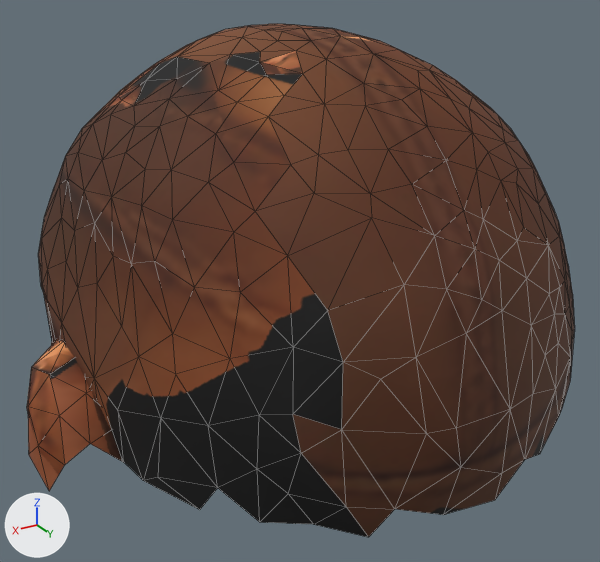
Before and after pictures for a commit that changed the glTF model assets/models/gear/leather_cap.glb.
Before and after are seen from a camera (50 mm lens) standing at (0.158, 0.28, 1.842) and looking at (0.001, 0.017, 1.71). The lights are fixed; the arrows at lower left show +X, +Y and +Z. The older version comes first. Mesh edges are drawn as thin lines. Vertices at exactly the same position are counted once.

In view in the first picture: 'leather_cap'.
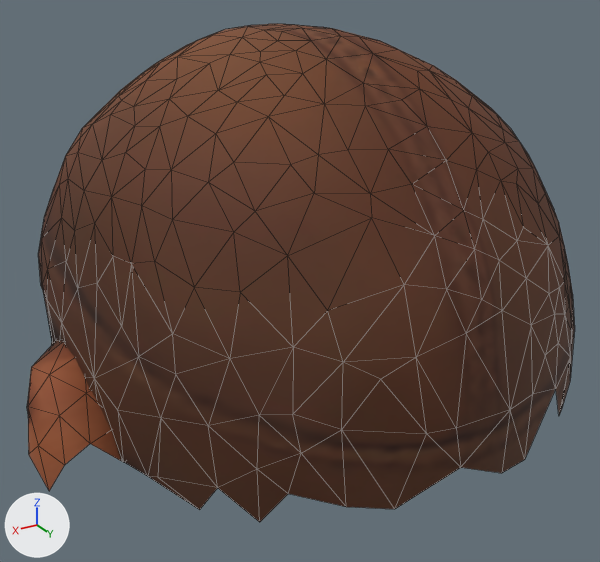
Pixel boxes [x1, y1, x2, y2] of what changed, in the pictures (600 x 562 px; the box of a moved part takes in the faces that stretch with it):
```json
{"object": "leather_cap", "change": "reshaped", "before": [27, 24, 575, 537], "after": [27, 24, 575, 522]}
{"part": 1, "of": "me_mesh_0_002", "change": "cut back", "before": [261, 344, 570, 537], "after": [288, 344, 570, 509]}
{"part": 2, "of": "me_mesh_0_002", "change": "moved or reshaped", "before": [118, 410, 198, 509], "after": [118, 410, 198, 509]}
{"part": 3, "of": "me_mesh_0_002", "change": "surface changed", "before": [27, 36, 562, 522], "after": [27, 36, 562, 522]}
```

The change, as JSON lines over the scene's bpy script:
```json
{"block": "me_mesh_0_002", "where": "# used by ob_leather_cap; location = (0.0, 0.0, 0.0); scale = (1.06, 1.06, 1.06)"}
{"block": "me_mesh_0_002", "where": "# verts and faces of me_mesh_0_002; kept vertices keep their numbers, new ones are numbered from 618"}
{"block": "me_mesh_0_002", "where": "# before: 495 (0.082, 0.058, 1.577) at pixel (143, 480)"}
{"op": "remove", "block": "me_mesh_0_002", "code": "me_mesh_0_002.from_pydata(...)  # 618 vertices, 1150 faces; spans x -0.109..0.109, y -0.112..0.12, z 1.57..1.702"}
{"op": "add", "block": "me_mesh_0_002", "code": "me_mesh_0_002.from_pydata(...)  # 611 vertices, 1135 faces; spans x -0.109..0.109, y -0.112..0.12, z 1.57..1.702"}
{"block": "me_mesh_0_002", "change": "me_mesh_0_002 part 1"}
{"block": "me_mesh_0_002", "change": "9 vertices are removed from x -0.034..0.048, y 0.103..0.119, z 1.572..1.602"}
{"block": "me_mesh_0_002", "change": "23 faces are deleted"}
{"block": "me_mesh_0_002", "change": "4 vertices are added at (-0.034, 0.113, 1.601), (-0.008, 0.119, 1.583), (0.041, 0.109, 1.584), (0.028, 0.114, 1.582)"}
{"block": "me_mesh_0_002", "change": "12 new faces join them"}
{"block": "me_mesh_0_002", "change": "me_mesh_0_002 part 2"}
{"op": "add", "block": "me_mesh_0_002", "code": "verts[495] = (0.08, 0.057, 1.577)  # moved, pixel (147, 476)"}
{"block": "me_mesh_0_002", "change": "me_mesh_0_002 part 3: 787 kept faces spanning x -0.108..0.109, y -0.112..0.12, z 1.57..1.701 get new texture (UV) coordinates"}
{"block": "me_mesh_0_002", "change": "other edits to the shape of me_mesh_0_002 do not show in these pictures"}
```
